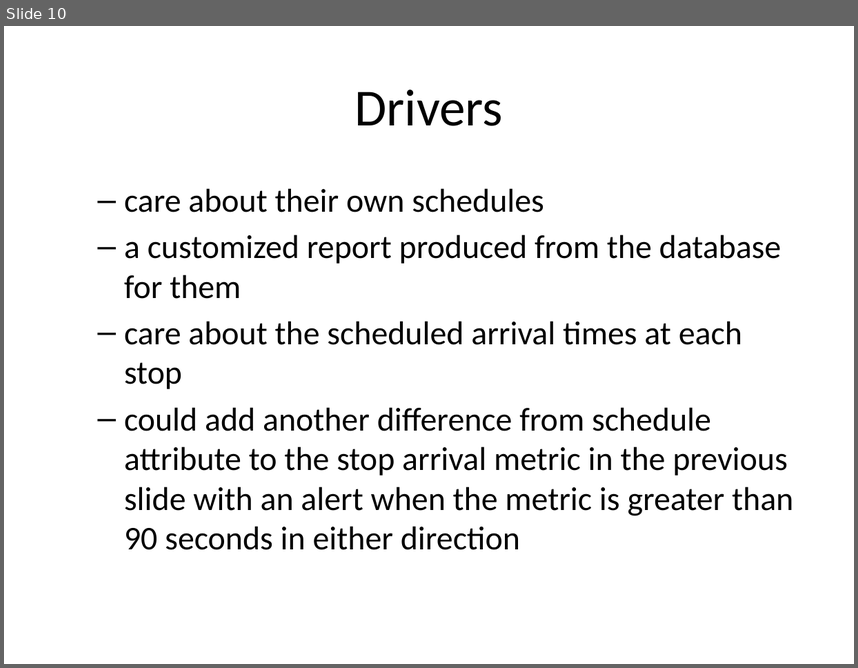
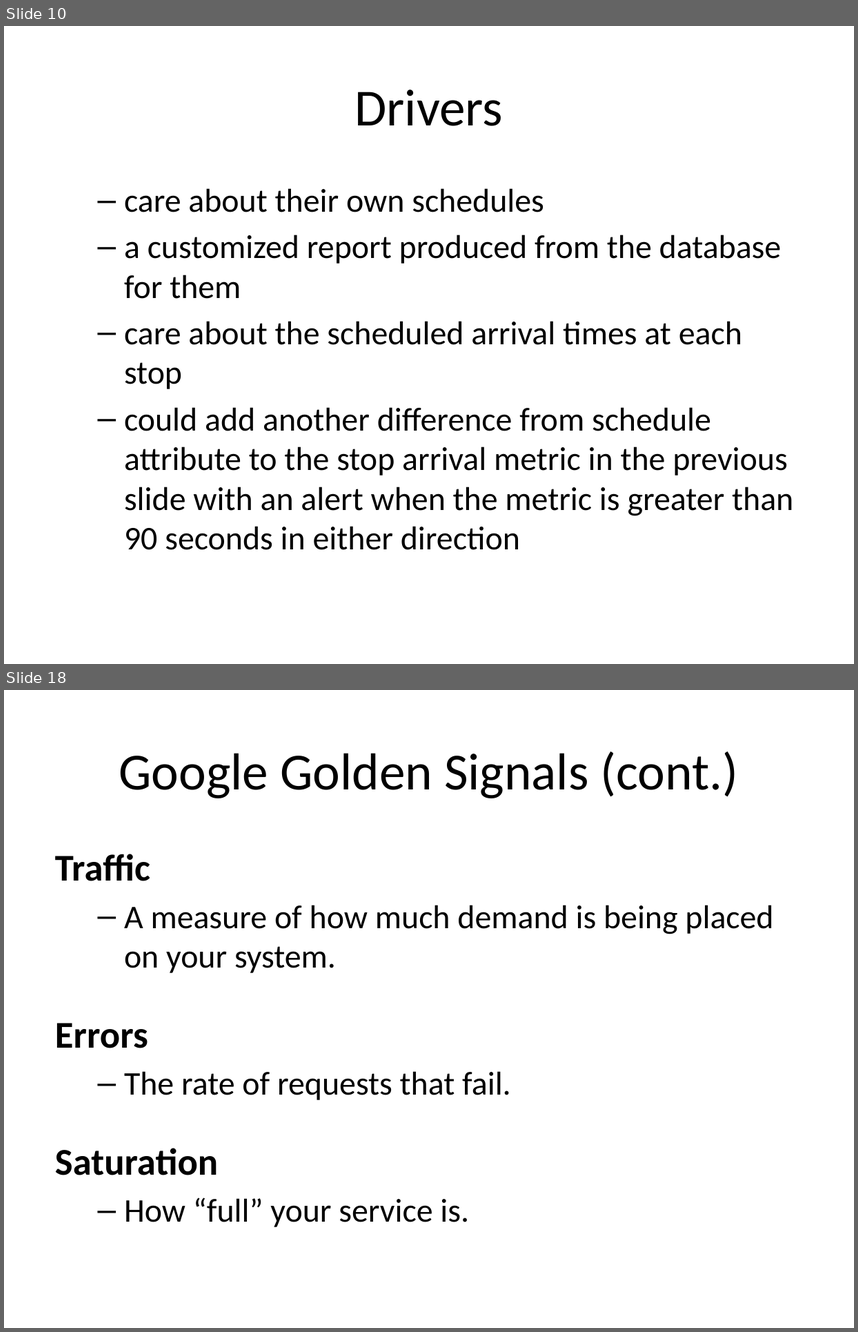
Before and after one commit to rhildred/INFO8985, a slide deck: observability/slides.pptx. Shown one above the other, each under a label of ours: slide 10 before the commit, slides 10 and 18 after it; the slides between them are not shown. The pictures are 858x668 and 858x1332 pixels, drawn with LibreOffice and Linux fonts; fonts in the diff are those of the drawing. Boxes give left, top, right and bottom in pixels: in the first picture for what was removed or moved away, otherwise in the second. Text is boxed around its words. In the diff, an @@ line names an element or a change of style, - is before the commit and + after.

```diff
--- a/observability/slides.pptx
+++ b/observability/slides.pptx
@@ slide 18 added at bbox=[4, 690, 854, 1328], background #FFFFFF @@
@@ title added at bbox=[119, 751, 739, 798], 44 pt, text #000000 @@
+Google Golden Signals (cont.)
@@ text added at bbox=[55, 854, 773, 1227], 28 pt, text #000000 @@
+Traffic
+  – A measure of how much demand is being placed on your system.
+Errors
+  – The rate of requests that fail.
+Saturation
+  – How “full” your service is.
```
Also in this commit, not shown: 5 slides changed, 6 other slides added, 17 other files.
